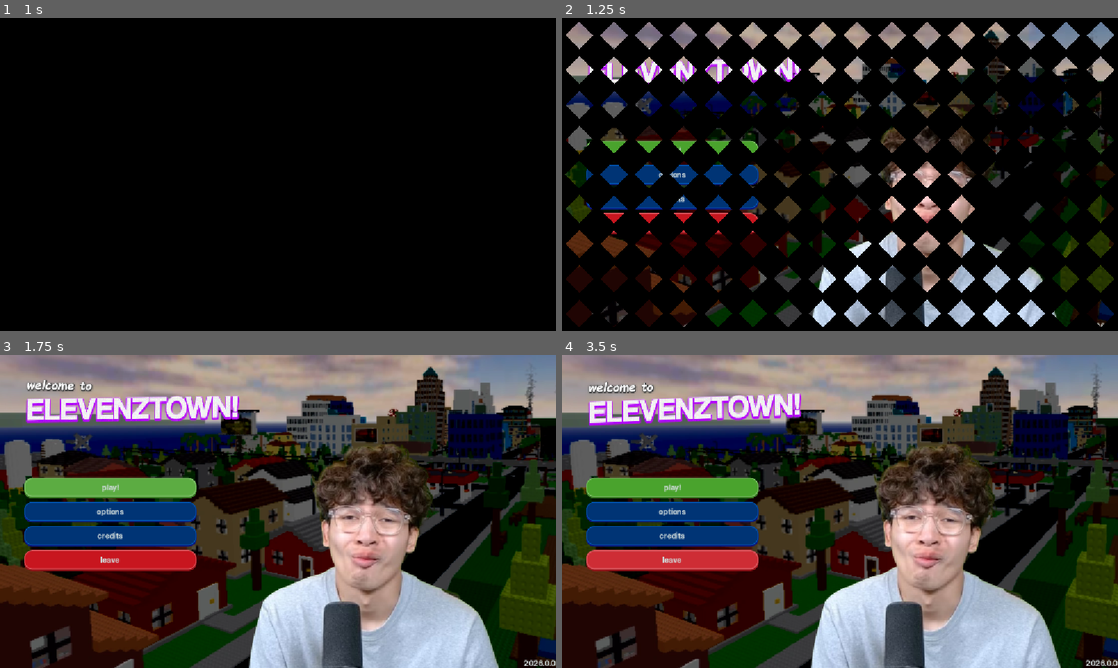
Above: before the commit, frames 1-4 (two rows, left to right).
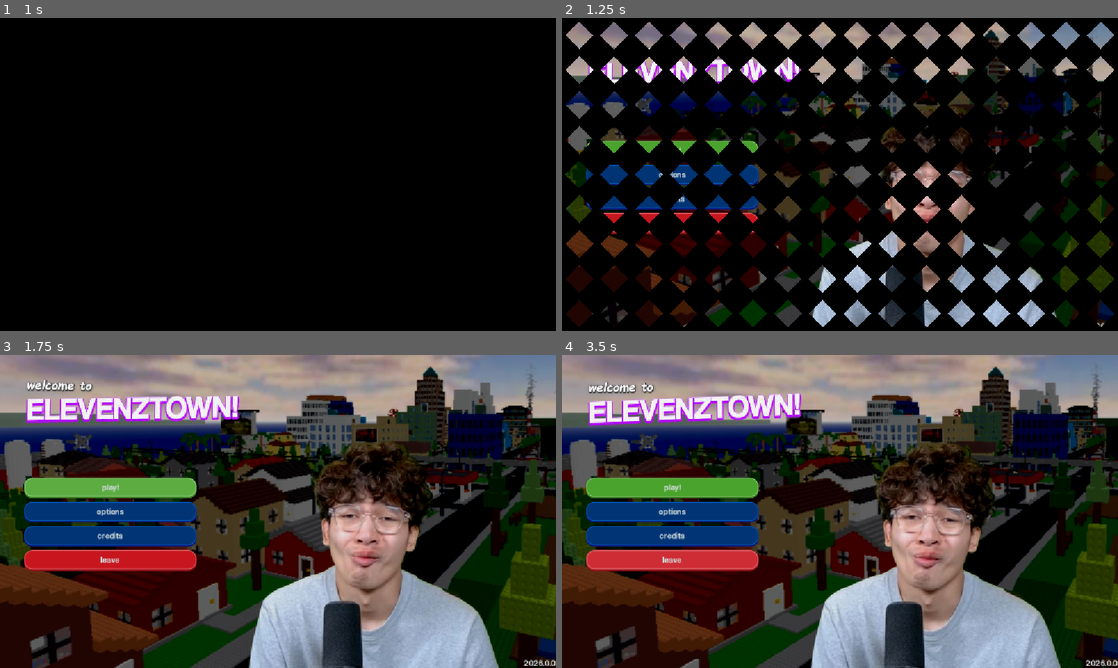
Above: after the commit, the same moments.

Repository: TrueDotBin/ELEVENZTOWN
Game: Godot game, scene res://scenes/ui/splash.tscn
The game is run twice, just before and just after one commit, with the same random seed, the same clock (stepped at 60 frames per second) and the same inputs. Video files are missing from this copy of the repository; at most half a second of black plays in their place. Sound files missing from this copy of the repository are replaced by a short silence.
Inputs (mouse positions are in pixels of both pictures, inside the frame that each line leads up to):
- Up to frame 1 (1 s): tap Enter at 0.5 s; move the mouse to (400, 158) at 0.52 s
- Up to frame 2 (1.25 s): no input
- Up to frame 3 (1.75 s): click "play!" at 1.25 s
- Up to frame 4 (3.5 s): click "play!" at 2 s; click "leave" at 2.75 s

Frame 1 is identical in both runs. In frame 2, 4.4% of the frame differs, in the area x 45-89%, y 28-99%; in frame 3, 14%; in frame 4, 15%, in the area x 45-90%, y 28-100%.

Commit message:
Create main menu buttons & other menu stuff
Buttons don't do anything meaningful yet

Diff:
--- a/scenes/ui/main_menu.tscn
+++ b/scenes/ui/main_menu.tscn
@@ -8,11 +8,16 @@
 [ext_resource type="Script" uid="uid://dkescnstkjc1s" path="res://scripts/ui/effects/button_effects.gd" id="4_m1kxf"]
 [ext_resource type="Script" uid="uid://ddejpkse8lx4" path="res://scripts/ui/background.gd" id="4_q85j6"]
 [ext_resource type="Texture2D" uid="uid://dj4xhtl4wkrxh" path="res://assets/sprites/menu/menu_elevenz.png" id="7_q85j6"]
+[ext_resource type="Script" uid="uid://b6aa6a0yfui1q" path="res://scripts/ui/menu_elevenz.gd" id="8_8g5eo"]
 [ext_resource type="Script" uid="uid://n4l0nxrdt7nv" path="res://scripts/ui/version_label.gd" id="8_wb0q5"]
 
 [sub_resource type="ShaderMaterial" id="ShaderMaterial_8g5eo"]
 shader = ExtResource("2_btxxm")
 shader_parameter/brightness = -0.24999996437500005
+
+[sub_resource type="ShaderMaterial" id="ShaderMaterial_7suek"]
+shader = ExtResource("2_btxxm")
+shader_parameter/brightness = -0.09999995725
 
 [node name="MainMenu" type="Control" unique_id=1259175371]
 layout_mode = 3
@@ -57,6 +62,7 @@
 rotation_amplitude = 1.0
 
 [node name="ElevenZ" type="TextureRect" parent="." unique_id=1187874868]
+material = SubResource("ShaderMaterial_7suek")
 layout_mode = 1
 anchors_preset = -1
 anchor_left = 0.44500002
@@ -71,6 +77,8 @@
 pivot_offset_ratio = Vector2(0, 1)
 texture = ExtResource("7_q85j6")
 expand_mode = 2
+script = ExtResource("8_8g5eo")
+scale_speed = 1.2
 
 [node name="ButtonContainer" type="VBoxContainer" parent="." unique_id=1306392605]
 layout_mode = 1
--- /dev/null
+++ b/scripts/ui/menu_elevenz.gd
@@ -0,0 +1,14 @@
+extends TextureRect
+
+@export var scale_speed: float = 3
+@export var scale_amount: float = 0.015
+
+var _time: float
+var _start_scale_y: float
+
+func _ready() -> void:
+	_start_scale_y = scale.y
+
+func _process(delta: float) -> void:
+	_time += delta
+	scale.y = _start_scale_y + sin(_time * scale_speed) * scale_amount
Not shown, added: scripts/ui/menu_elevenz.gd.uid
